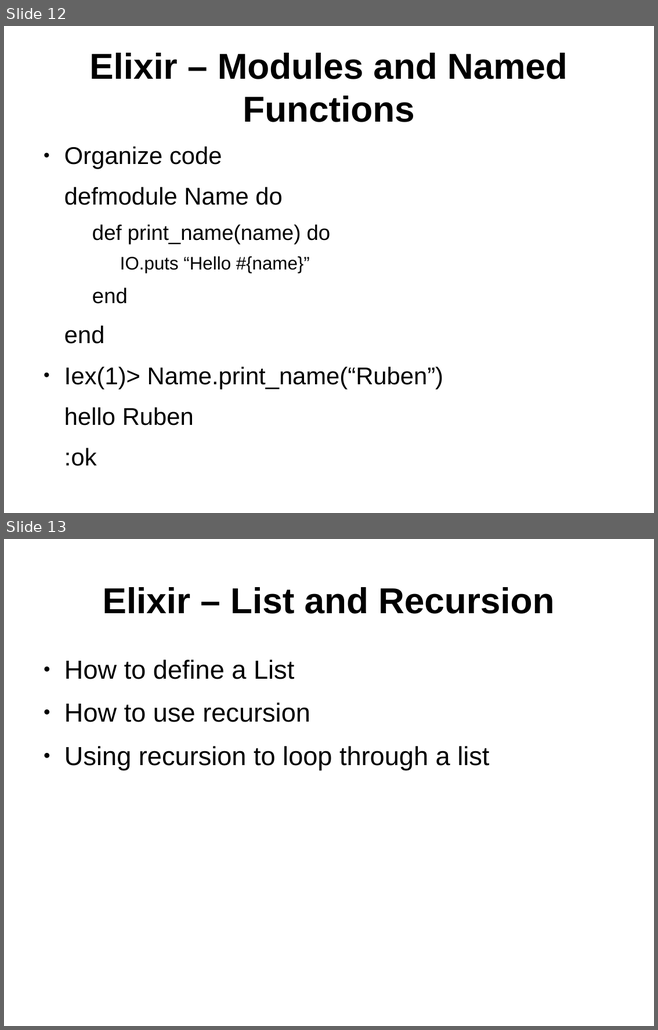
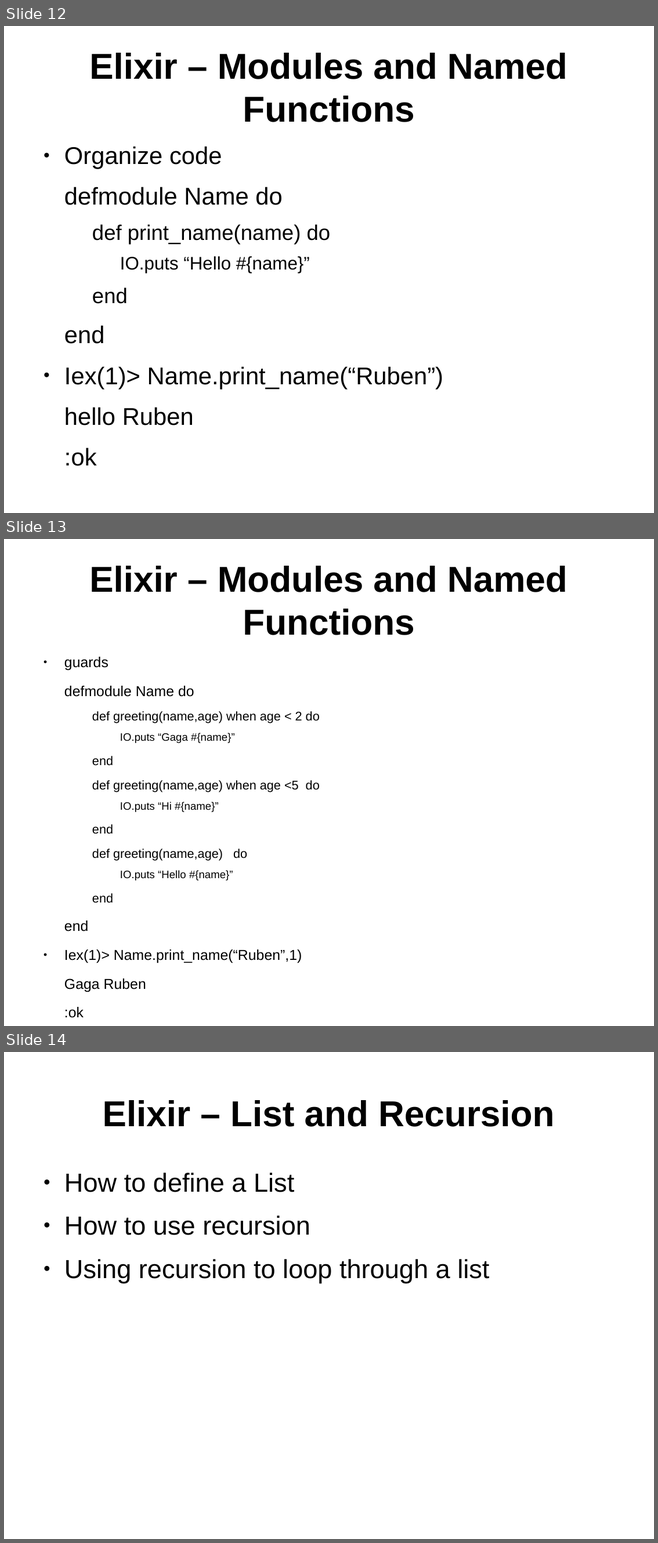
Before and after one commit to ramortegui/talks, a slide deck: elixir-basics.odp. Shown one above the other, each under a label of ours: slides 12 and 13 before the commit, slides 12, 13 and 14 after it. The pictures are 658x1030 and 658x1543 pixels, drawn with LibreOffice and Linux fonts; fonts in the diff are those of the drawing. Boxes give left, top, right and bottom in pixels: in the first picture for what was removed or moved away, otherwise in the second. Text is boxed around its words. In the diff, an @@ line names an element or a change of style, - is before the commit and + after.

```diff
--- a/elixir-basics.odp
+++ b/elixir-basics.odp
@@ slide 13 added at [4,539,654,1026], background #FFFFFF @@
@@ title added at [89,566,567,635], 44 pt, text #000000, bold @@
+Elixir – Modules and Named Functions
@@ text added at [64,657,320,1018], 15.4 pt, text #000000 @@
+● guards
+defmodule Name do
+  def greeting(name,age) when age < 2 do
+    IO.puts “Gaga #{name}”
+  end
+  def greeting(name,age) when age <5 do
+    IO.puts “Hi #{name}”
+  end
+  def greeting(name,age) do
+    IO.puts “Hello #{name}”
+  end
+end
+● Iex(1)> Name.print_name(“Ruben”,1)
+Gaga Ruben
+:ok
@@ what was slide 13 is now slide 14 @@
```
